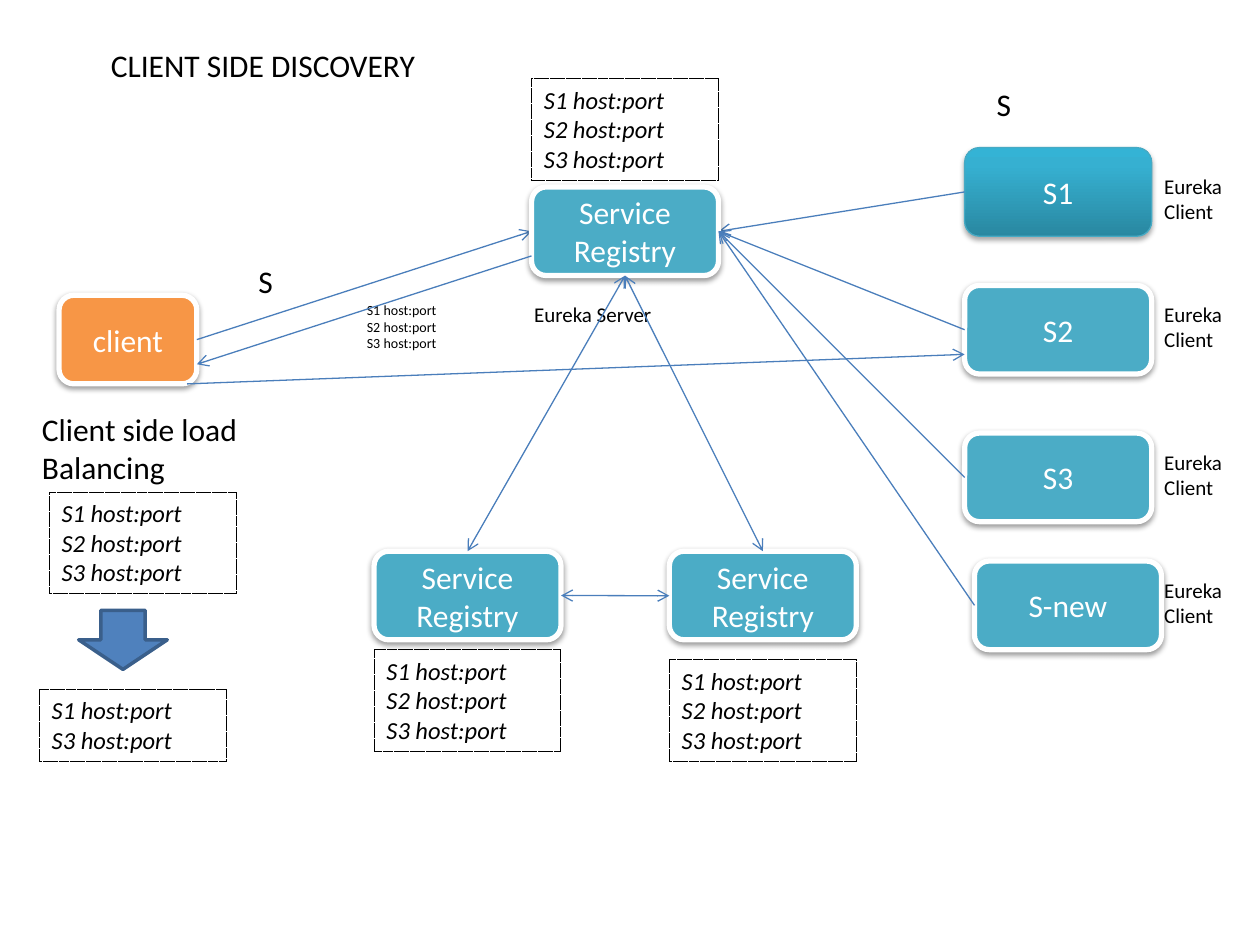
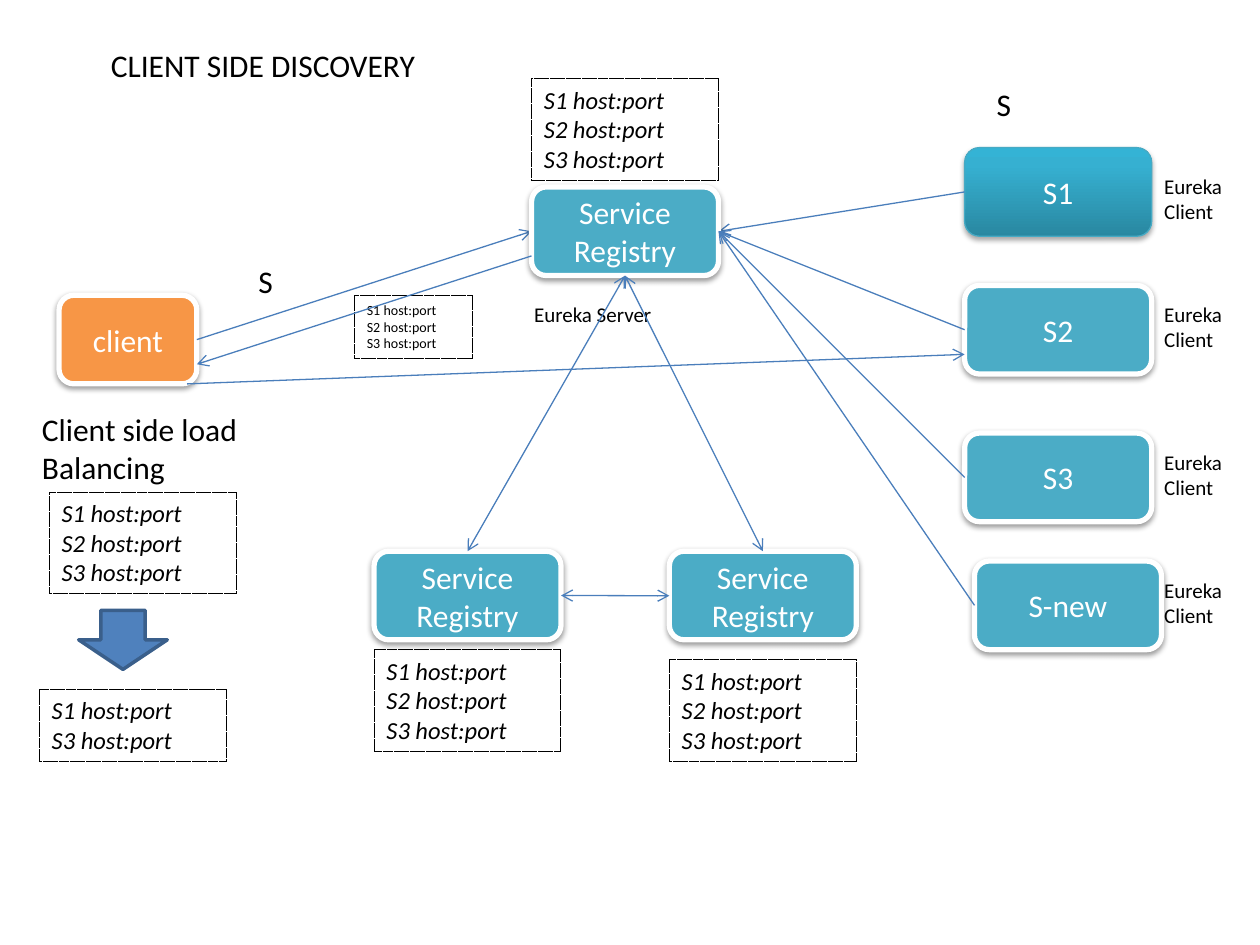
Before and after one commit to kapilraina/kolkata2020labs, a slide deck: slide 3 of Lab-Designs.pptx. Drawn at 1260x945 pixels with LibreOffice and Linux fonts; fonts in the diff are those of the drawing. Boxes give left, top, right and bottom in pixels: in the first picture for what was removed or moved away, otherwise in the second. Text is boxed around its words. In the diff, an @@ line names an element or a change of style, - is before the commit and + after.

```diff
--- a/Lab-Designs.pptx
+++ b/Lab-Designs.pptx
@@ rectangle "S1 host:port": place and size @@
-rectangle "S1 host:port" at <box>367,303,437,351</box>
+rectangle "S1 host:port" at <box>354,295,472,358</box>
@@ rectangle "S1 host:port" at <box>354,295,472,358</box>: outline none to #000000 0.75 pt dashed @@
```
Also in this commit, not shown: 1 other slide changed, 9 other files.
